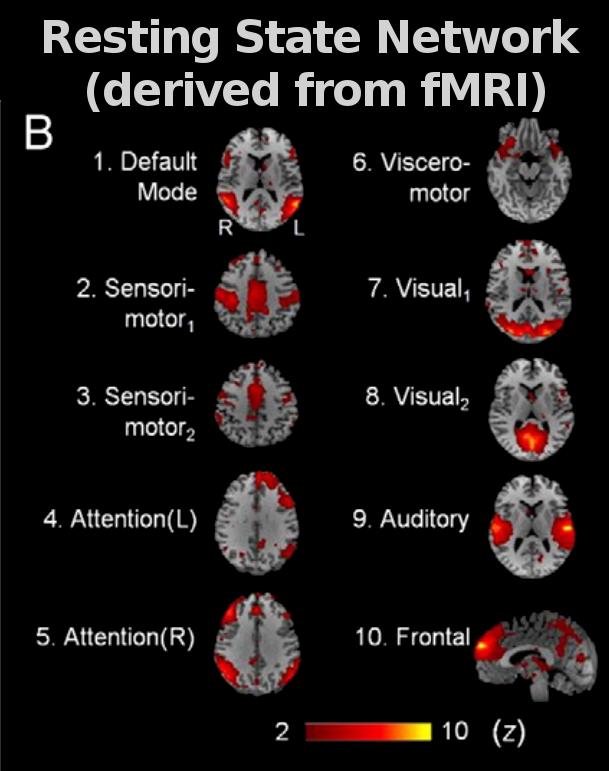
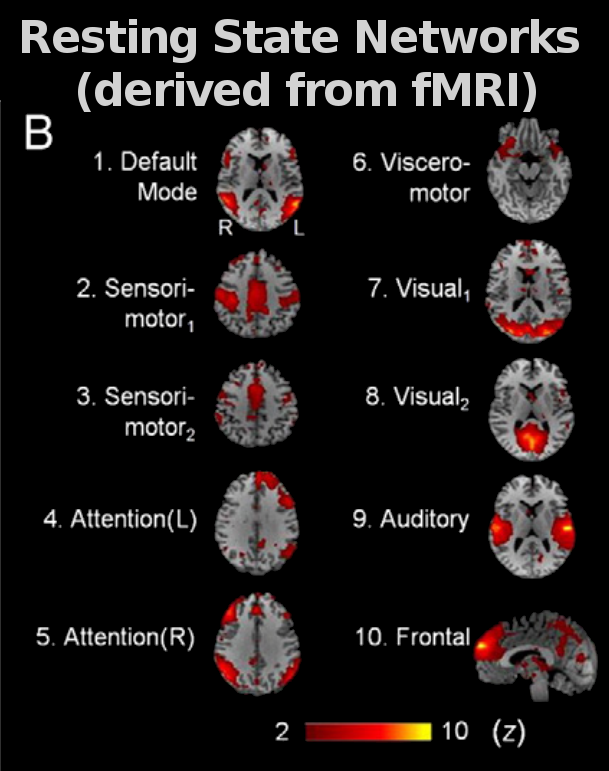
Two versions of the same layered image (609x771). Layer-by-layer changes:
painted on "Resting State N..." over 22, 19, 580, 112
